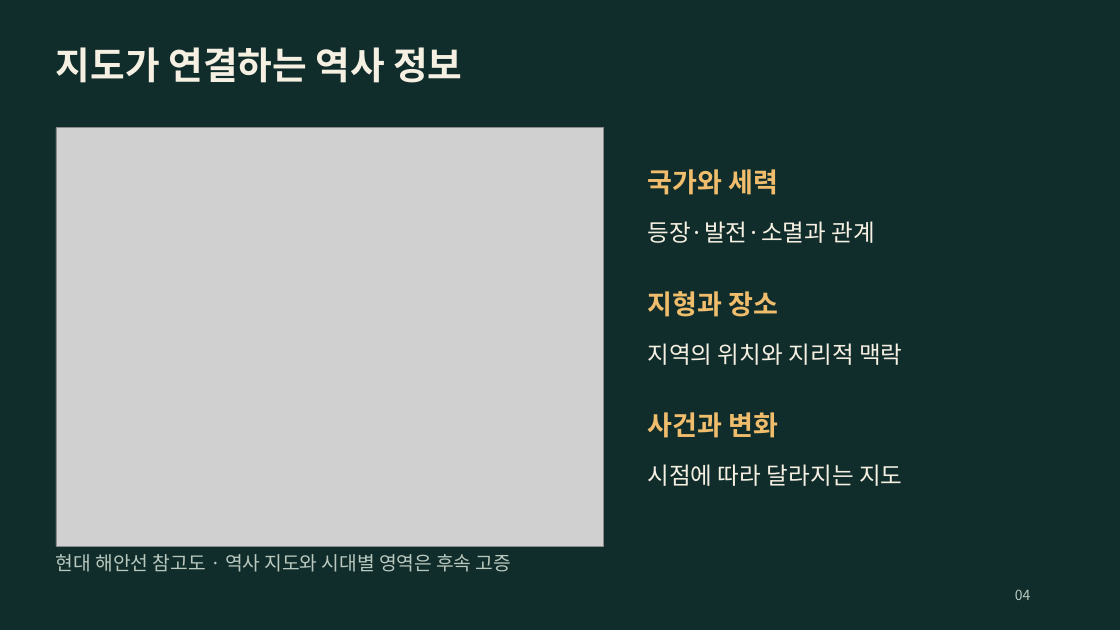
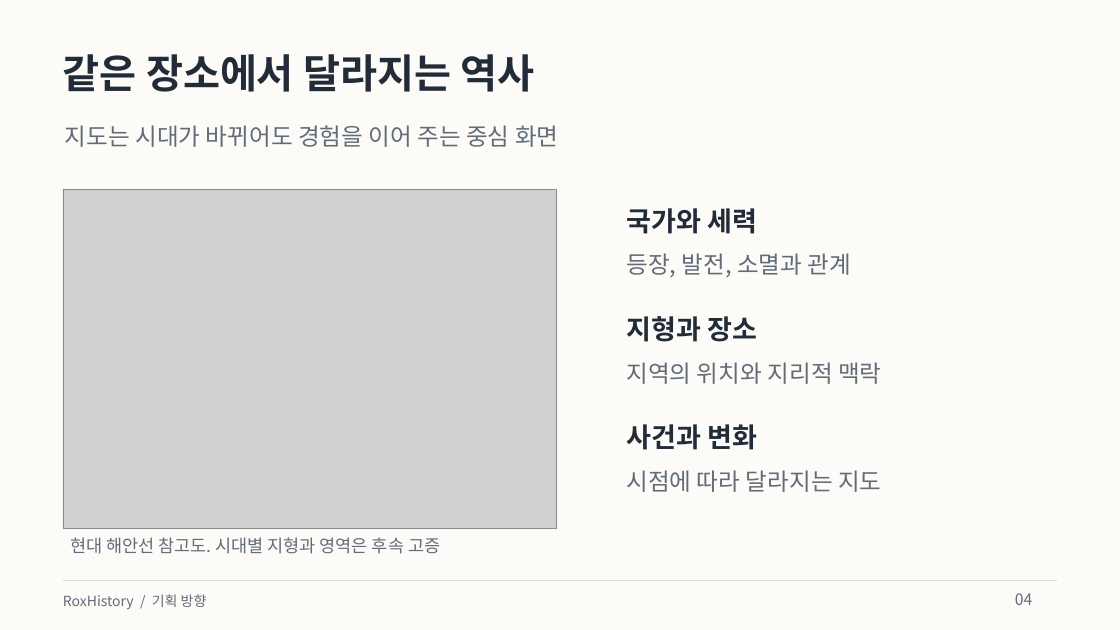
Before and after one commit to byungho-cho/roxhistory, a slide deck: slide 4 of presentations/RoxHistory_Overview_v0.1-handover.pptx. Drawn at 1120x630 pixels with LibreOffice and Linux fonts; fonts in the diff are those of the drawing; grey boxes stand for pictures. Boxes give left, top, right and bottom in pixels: in the first picture for what was removed or moved away, otherwise in the second. Text is boxed around its words. In the diff, an @@ line names an element or a change of style, - is before the commit and + after.

Commit message:
design: refresh presentations with a light editorial style and concise copy

```diff
--- a/presentations/RoxHistory_Overview_v0.1-handover.pptx
+++ b/presentations/RoxHistory_Overview_v0.1-handover.pptx
@@ background #112D2B to #FCFBF8 @@
@@ text at bbox=[63, 54, 534, 92]: text changed; size 32.2 to 34.5 pt; text colour #F6F0E3 to #222B38 @@
-지도가 연결하는 역사 정보
+같은 장소에서 달라지는 역사
@@ text added at bbox=[65, 125, 558, 147], 20.2 pt, text #626C79 @@
+지도는 시대가 바뀌어도 경험을 이어 주는 중심 화면
@@ picture: place and size @@
-picture at bbox=[56, 128, 604, 546]
+picture at bbox=[63, 189, 557, 528]
@@ text colour #F0BD6C to #222B38 in 3 elements at bbox=[626, 424, 757, 450], bbox=[626, 316, 757, 342], bbox=[626, 208, 757, 234] @@
@@ text "국가와 세력": place and size @@
-text "국가와 세력" at bbox=[647, 169, 778, 195]
+text "국가와 세력" at bbox=[626, 208, 757, 234]
@@ text at bbox=[626, 253, 851, 277]: text changed; text colour #F6F0E3 to #626C79 @@
-등장·발전·소멸과 관계
+등장, 발전, 소멸과 관계
@@ text "지형과 장소": place and size @@
-text "지형과 장소" at bbox=[647, 291, 778, 317]
+text "지형과 장소" at bbox=[626, 316, 757, 342]
@@ text "지역의 위치와 지리적 맥락" at bbox=[626, 362, 881, 384]: text colour #F6F0E3 to #626C79 @@
@@ text "지역의 위치와 지리적 맥락": place and size @@
-text "지역의 위치와 지리적 맥락" at bbox=[647, 343, 902, 365]
+text "지역의 위치와 지리적 맥락" at bbox=[626, 362, 881, 384]
@@ text "사건과 변화": place and size @@
-text "사건과 변화" at bbox=[647, 412, 778, 438]
+text "사건과 변화" at bbox=[626, 424, 757, 450]
@@ text "시점에 따라 달라지는 지도": place and size @@
-text "시점에 따라 달라지는 지도" at bbox=[647, 464, 902, 486]
+text "시점에 따라 달라지는 지도" at bbox=[626, 470, 881, 492]
@@ text "시점에 따라 달라지는 지도" at bbox=[626, 470, 881, 492]: text colour #F6F0E3 to #626C79 @@
@@ text at bbox=[70, 537, 440, 554]: text changed; size 16.5 to 15 pt; text colour #B9C9BF to #626C79 @@
-현대 해안선 참고도 · 역사 지도와 시대별 영역은 후속 고증
+현대 해안선 참고도. 시대별 지형과 영역은 후속 고증
@@ rectangle added at bbox=[63, 581, 1057, 581], fill #D9DCE1 @@
@@ text added at bbox=[63, 594, 207, 609], 12 pt, text #626C79 @@
+RoxHistory / 기획 방향
@@ text "04" at bbox=[1015, 593, 1032, 605]: size 12 to 13.5 pt, text colour #B9C9BF to #626C79 @@
```
Also in this commit, not shown: 9 other slides changed, 8 other files.
